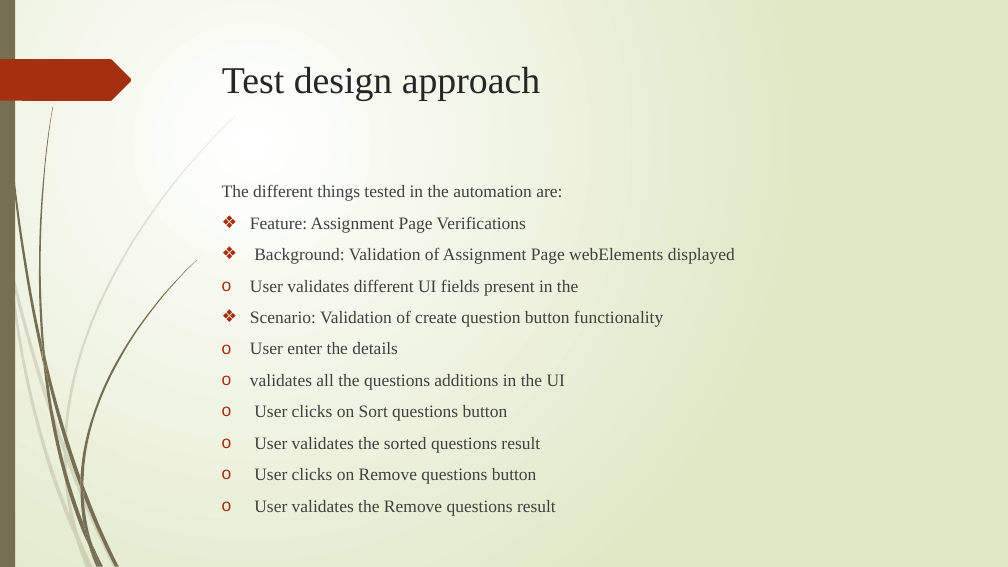
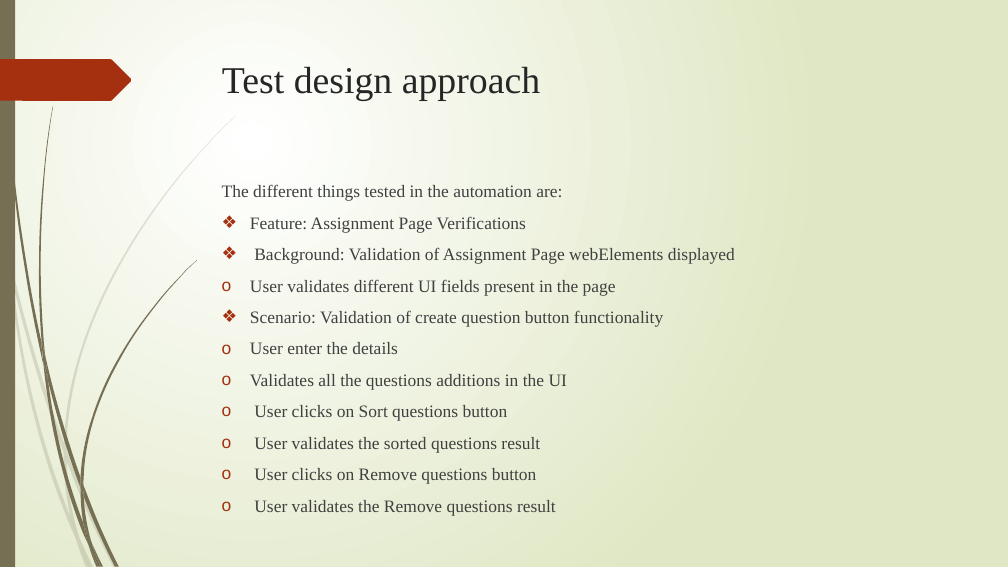
Before and after one commit to poojasingh22693/qa-engineer-assignment, a slide deck: slide 7 of Assignment Written Document.pptx. Drawn at 1008x567 pixels with LibreOffice and Linux fonts; fonts in the diff are those of the drawing. Boxes give left, top, right and bottom in pixels: in the first picture for what was removed or moved away, otherwise in the second. Text is boxed around its words. In the diff, an @@ line names an element or a change of style, - is before the commit and + after.

Commit message:
Final Assignment written test PPT

```diff
--- a/Assignment Written Document.pptx
+++ b/Assignment Written Document.pptx
@@ text at (250, 279, 616, 296): text changed @@
-o User validates different UI fields present in the
+o User validates different UI fields present in the page
@@ text at (250, 374, 567, 390): text changed @@
-o validates all the questions additions in the UI
+o Validates all the questions additions in the UI
```
